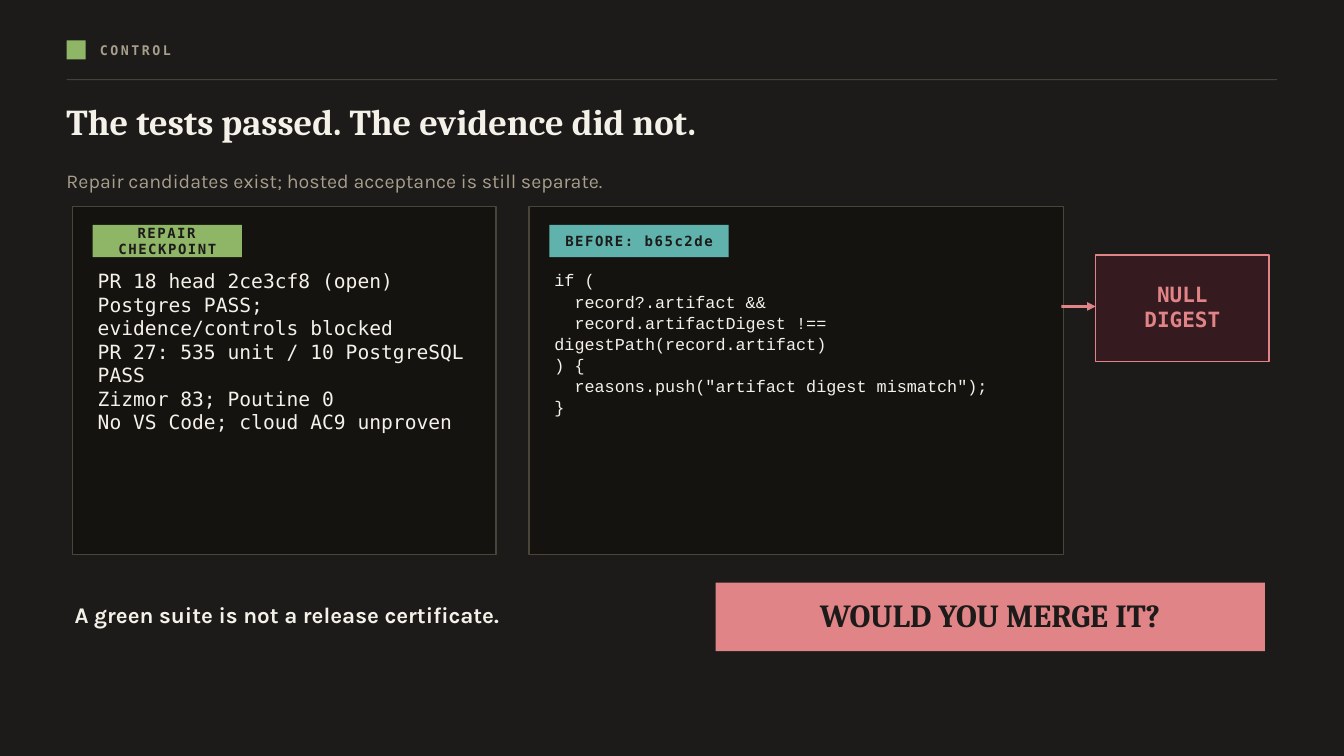
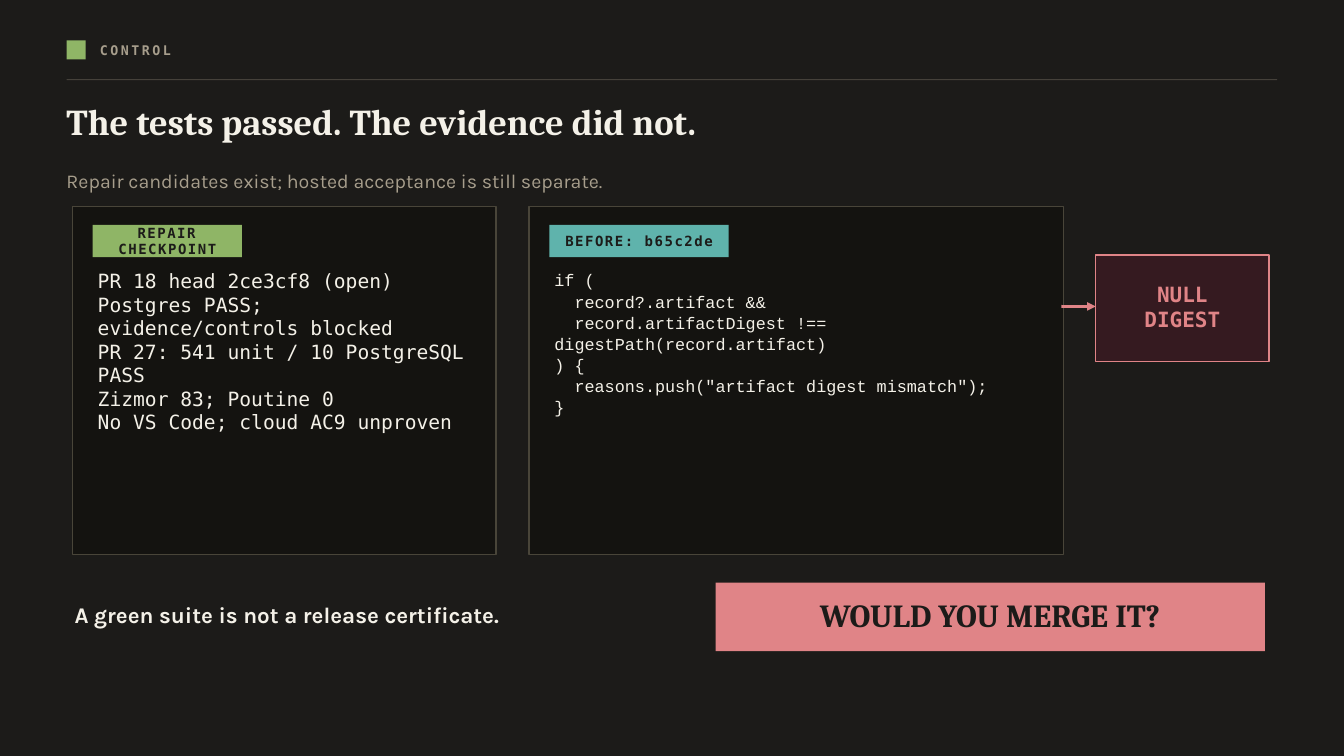
Before and after one commit to webmaxru/ai-engineering-system, a slide deck: slide 6 of From-agents-to-engineering-systems.pptx. Drawn at 1344x756 pixels with LibreOffice and Linux fonts; fonts in the diff are those of the drawing. Boxes give left, top, right and bottom in pixels: in the first picture for what was removed or moved away, otherwise in the second. Text is boxed around its words. In the diff, an @@ line names an element or a change of style, - is before the commit and + after.

```diff
--- a/From-agents-to-engineering-systems.pptx
+++ b/From-agents-to-engineering-systems.pptx
@@ text at [98, 344, 464, 383]: text changed @@
-PR 27: 535 unit / 10 PostgreSQL PASS
+PR 27: 541 unit / 10 PostgreSQL PASS
```
Also in this commit, not shown: 4 other files.
